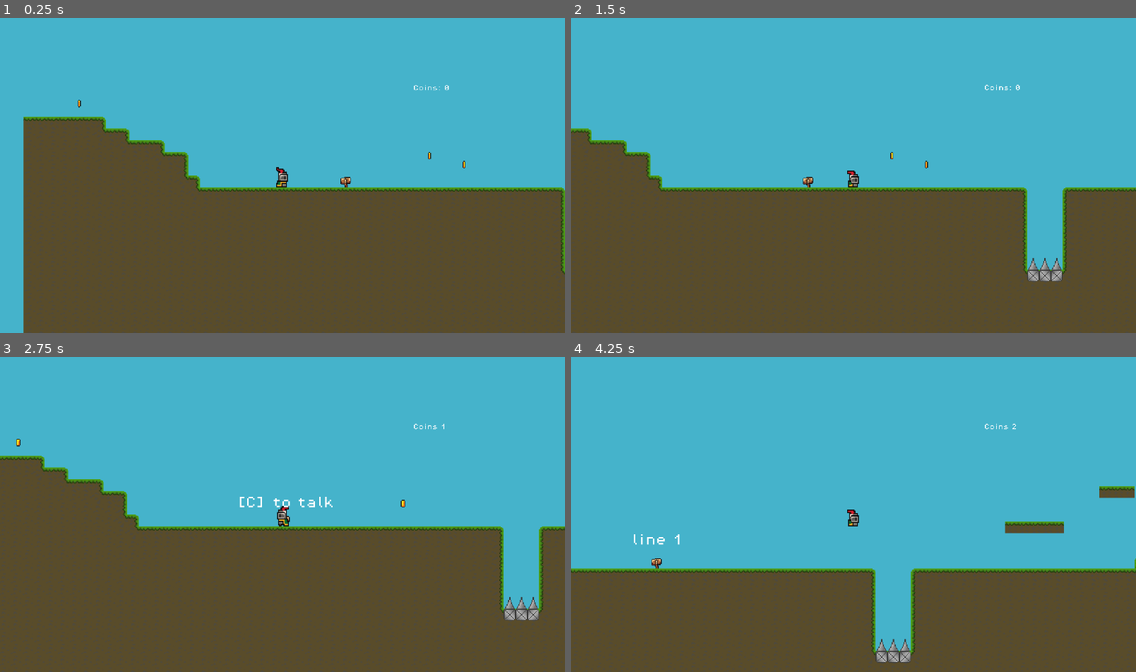
Above: before the commit, frames 1-4 (two rows, left to right).
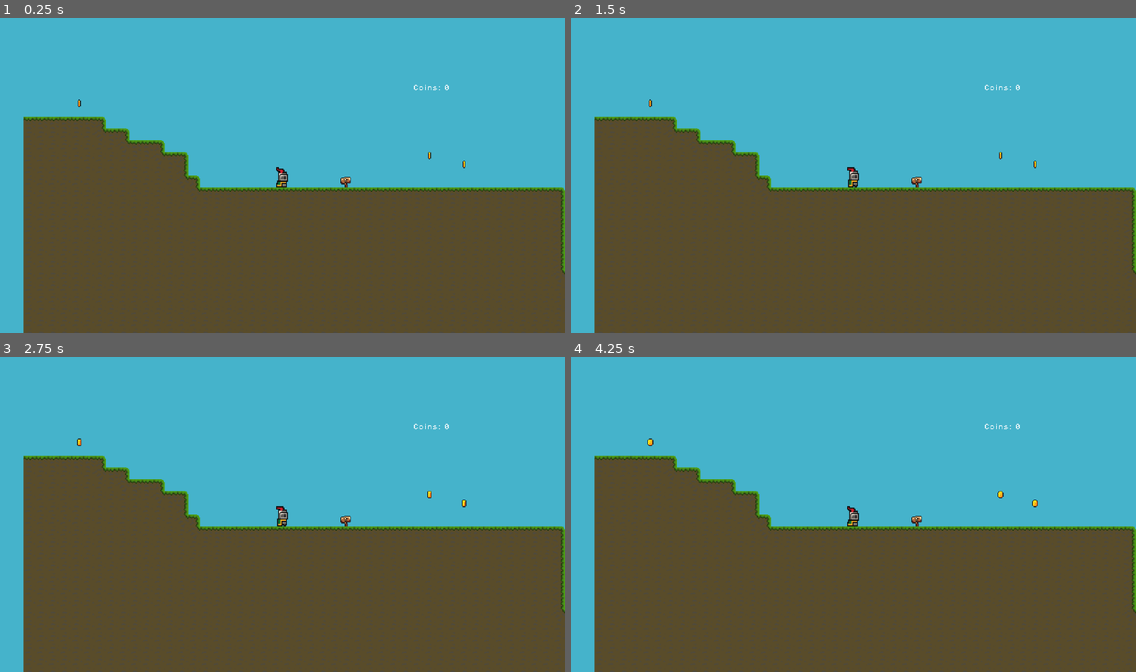
Above: after the commit, the same moments.

Repository: Swankified0/game
Game: Godot game, scene res://scenes/game.tscn
Two runs of this game, one before a commit and one after it. Both use one fixed random seed, a clock stepped at 60 frames per second and the inputs below.
Inputs:
- Up to frame 1 (0.25 s): no input
- Up to frame 2 (1.5 s): hold W (Climb) 0.53-1.28 s; hold D (moveRight) from 0.53 s (still down); tap Space (Jump) at 0.77 s; tap S (Crouch) at 1.35 s
- Up to frame 3 (2.75 s): tap Space (Jump) at 1.52 s; release D (moveRight) at 2.03 s; hold A (moveLeft) from 2.03 s (still down); tap Shift (dash) at 2.1 s
- Up to frame 4 (4.25 s): release A (moveLeft) at 2.78 s; hold D (moveRight) from 2.78 s (still down); tap C (interact) at 2.85 s; tap Space (Jump) at 3.02, 3.77 s; hold W (Climb) from 3.53 s (still down)

The runs differ from the first frame. In frame 1, 0.1% of the frame differs, in the area x 4-100%, y 21-82%; in frame 2, 10%; in frame 3, 9.1%; in frame 4, 24%, in the area x 0-100%, y 21-100%.
Error after the commit: Parse Error: Identifier "isTalking" not declared in the current scope. (res://scripts/player.gd:155)

Commit message:
Adding talking state freeze p1

Diff:
--- a/scripts/player.gd
+++ b/scripts/player.gd
@@ -1,4 +1,7 @@
 extends CharacterBody2D
+
+signal isMoving(value: bool)
+signal isGrounded(value: bool)
 
 @onready var playerSprite = $AnimatedSprite2D
 @onready var hitbox_body_right: CollisionShape2D = $HitboxBodyRight
@@ -141,6 +144,17 @@
 #Add dash slip
 #Add jump countdown so the separation rays don't push you away from platforms
 func _physics_process(delta: float) -> void:
+	#Emit various state signals
+	emit_signal("isGrounded", grounded)
+	if velocity.x > 25 or velocity.x < -25:
+		emit_signal("isMoving", true)
+	else:
+		emit_signal("isMoving", false)
+
+	#Skip physics movement when player is talking
+	if isTalking:
+		return
+
 	#Check if the player is on the ground
 	if is_on_floor():
 		grounded = true
